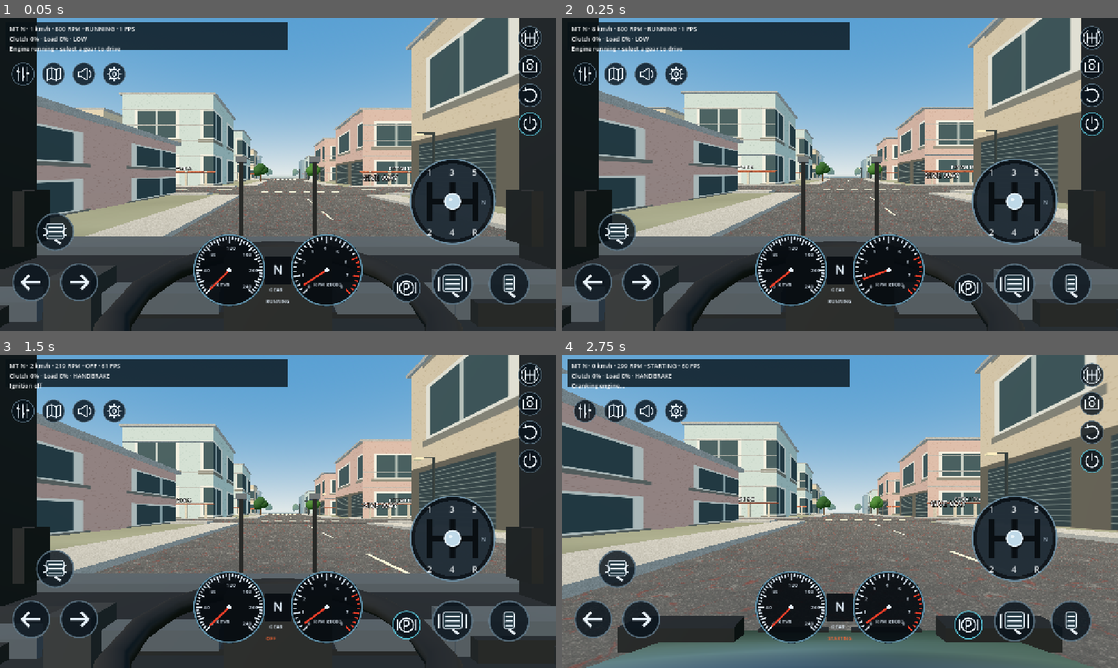
Above: before the commit, frames 1-4 (two rows, left to right).
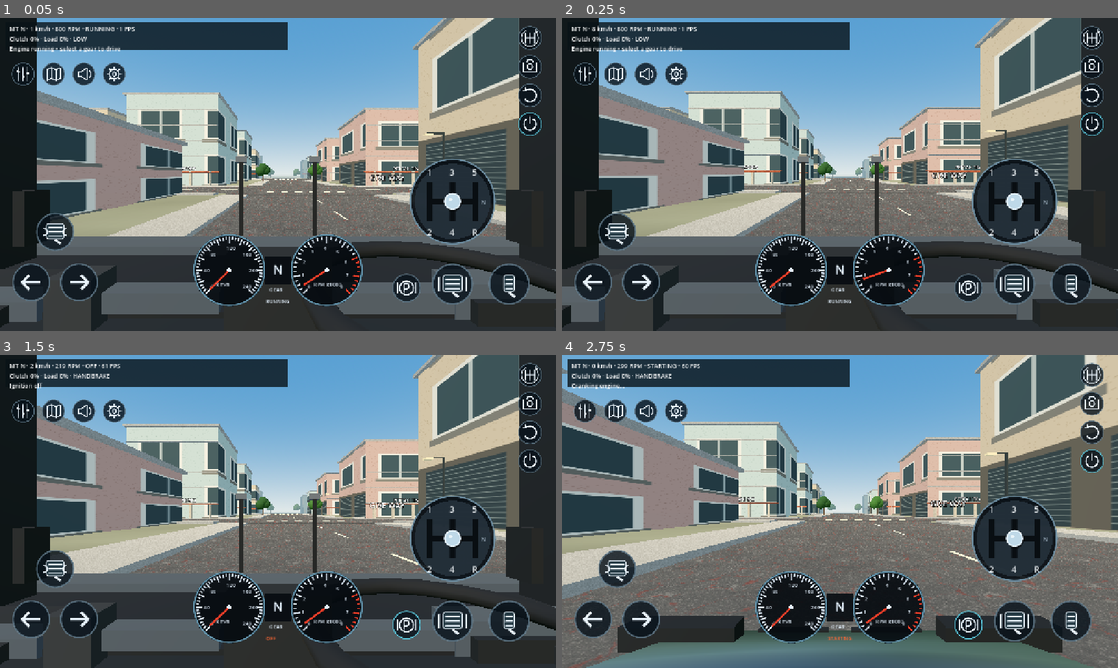
Above: after the commit, the same moments.

Repository: Mhd-Azeem/WebToApp
Game: Godot game, scene res://scenes/main.tscn
Same seed, same stepped clock (60 frames per second), same inputs: the game is played once before the commit and once after it.
Inputs (mouse positions are in pixels of both pictures, inside the frame that each line leads up to):
- Up to frame 1 (0.05 s): no input
- Up to frame 2 (0.25 s): no input
- Up to frame 3 (1.5 s): tap Enter at 0.5 s; move the mouse to (400, 495) at 0.52 s; hold D 0.53-1.25 s; tap E at 0.6 s; click (400, 495) at 0.67 s; tap Space at 0.77 s; drag from (166, 527) to (250, 574) at 1.27 s
- Up to frame 4 (2.75 s): move the mouse to (895, 442) at 2.02 s; hold D from 2.03 s (still down); hold C from 2.03 s (still down); tap E at 2.3 s

The runs differ from the first frame. In frame 1, 14% of the frame differs, in the area x 6-100%, y 0-100%; in frame 2, 14%; in frame 3, 15%; in frame 4, nothing differs.

Commit message:
Activate cockpit controls and move driver camera and steering to right-hand-drive position

Diff:
--- a/az-car-3d/scripts/main.gd
+++ b/az-car-3d/scripts/main.gd
@@ -88,7 +88,7 @@
 	ring.rings=16
 	ring.ring_segments=12
 	wheel.mesh=ring
-	wheel.position=Vector3(0,-0.29,-0.57)
+	wheel.position=Vector3(0.42,-0.29,-0.57)
 	wheel.rotation.x=0.0
 	wheel.material_override=G.material("",Color(0.045,0.045,0.05))
 	interior.add_child(wheel)
@@ -253,7 +253,7 @@
 	elif id=="regions": car.transmission.message="Playable: Colombo • Planned: Kandy hills / Galle coast / rural villages"
 
 func _input(event: InputEvent) -> void:
-	if settings.visible: return
+	if settings.visible and not (event is InputEventKey and event.pressed and event.keycode==KEY_ESCAPE): return
 	if event is InputEventKey and event.keycode==KEY_H and not event.pressed: car.horn=0.0
 	if event is InputEventKey and event.pressed and not event.echo:
 		var t = car.transmission
@@ -283,7 +283,7 @@
 	for i in range(wiper_parts.size()):
 		wiper_parts[i].rotation.z=(sin(wiper_phase)*0.65 if wipers_on else 0.0)*(1.0 if i==0 else -1.0)
 	if cockpit:
-		camera.global_position=car.to_global(Vector3(-0.42,1.58,0.5))
+		camera.global_position=car.to_global(Vector3(0.42,1.58,0.5))
 		camera.look_at(camera.global_position+car.global_basis.z*10,car.global_basis.y)
 		car.visual.visible=false
 	elif camera_mode==2:
@@ -311,6 +311,9 @@
 	settings.transmission_selector.select(t.mode)
 	for button in touch_buttons:
 		var id: String=button.get_meta("id")
+		if desktop_mode:
+			button.visible=false
+			continue
 		if id.begins_with("gear") or id=="clutch": button.visible=t.mode==0
 		if id.begins_with("auto"): button.visible=t.mode==1
 		if id in ["handbrake","start"]:
